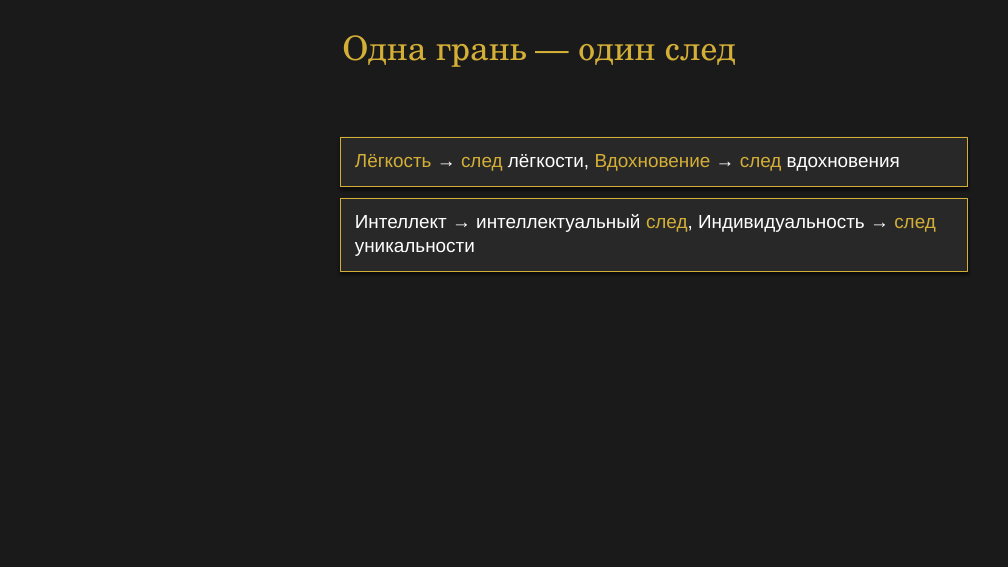
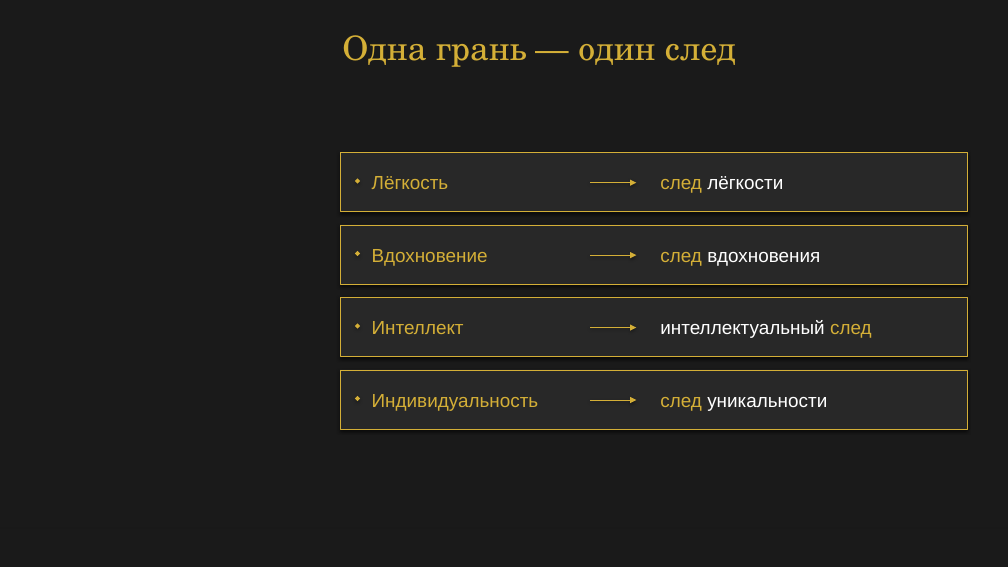
Before and after one commit to babylonofkommod-ai/-, a slide deck: slide 13 of Ваш Кристалл незабываемости.pptx. Drawn at 1008x567 pixels with LibreOffice and Linux fonts; fonts in the diff are those of the drawing. Boxes give left, top, right and bottom in pixels: in the first picture for what was removed or moved away, otherwise in the second. Text is boxed around its words. In the diff, an @@ line names an element or a change of style, - is before the commit and + after.

```diff
--- a/Ваш Кристалл незабываемости.pptx
+++ b/Ваш Кристалл незабываемости.pptx
@@ rectangle resized from (x1=340, y1=137, x2=968, y2=188) to (x1=340, y1=152, x2=968, y2=212) @@
@@ rectangle resized from (x1=341, y1=137, x2=968, y2=187) to (x1=341, y1=153, x2=968, y2=212) @@
@@ text removed at (x1=355, y1=154, x2=900, y2=171) @@
-Лёгкость → след лёгкости, Вдохновение → след вдохновения
@@ diamond added at (x1=355, y1=178, x2=360, y2=184), fill #D4AF37 @@
@@ text added at (x1=372, y1=176, x2=449, y2=189), 18 pt, text #D4AF37 @@
+Лёгкость
@@ text added at (x1=660, y1=176, x2=783, y2=193), 18 pt, text #FFFFFF @@
+след лёгкости
@@ arrow added from (591, 183) to (637, 183), #D4AF37 0.8 pt @@
@@ rectangle resized from (x1=340, y1=198, x2=968, y2=272) to (x1=340, y1=225, x2=968, y2=284) @@
@@ rectangle resized from (x1=341, y1=198, x2=968, y2=271) to (x1=341, y1=225, x2=968, y2=284) @@
@@ text removed at (x1=355, y1=214, x2=936, y2=256) @@
-Интеллект → интеллектуальный след, Индивидуальность → след
-уникальности
@@ diamond added at (x1=355, y1=251, x2=360, y2=256), fill #D4AF37 @@
@@ text added at (x1=372, y1=249, x2=488, y2=266), 18 pt, text #D4AF37 @@
+Вдохновение
@@ arrow added from (591, 256) to (637, 256), #D4AF37 0.8 pt @@
@@ text added at (x1=660, y1=252, x2=820, y2=266), 18 pt, text #FFFFFF @@
+след вдохновения
@@ rectangle added at (x1=340, y1=297, x2=968, y2=357), fill #282828 @@
@@ rectangle added at (x1=341, y1=298, x2=968, y2=357), fill #282828, outline #D4AF37 0.5 pt @@
@@ diamond added at (x1=355, y1=324, x2=360, y2=329), fill #D4AF37 @@
@@ text added at (x1=372, y1=321, x2=464, y2=334), 18 pt, text #D4AF37 @@
+Интеллект
@@ arrow added from (591, 327) to (637, 327), #D4AF37 0.8 pt @@
@@ text added at (x1=660, y1=320, x2=872, y2=338), 18 pt, text #FFFFFF @@
+интеллектуальный след
@@ rectangle added at (x1=340, y1=370, x2=968, y2=430), fill #282828 @@
@@ rectangle added at (x1=341, y1=371, x2=968, y2=430), fill #282828, outline #D4AF37 0.5 pt @@
@@ diamond added at (x1=355, y1=396, x2=360, y2=402), fill #D4AF37 @@
@@ text added at (x1=372, y1=394, x2=539, y2=411), 18 pt, text #D4AF37 @@
+Индивидуальность
@@ arrow added from (591, 400) to (637, 400), #D4AF37 0.8 pt @@
@@ text added at (x1=660, y1=397, x2=827, y2=411), 18 pt, text #FFFFFF @@
+след уникальности
```
Also in this commit, not shown: 21 other slides changed, 3 other files.
